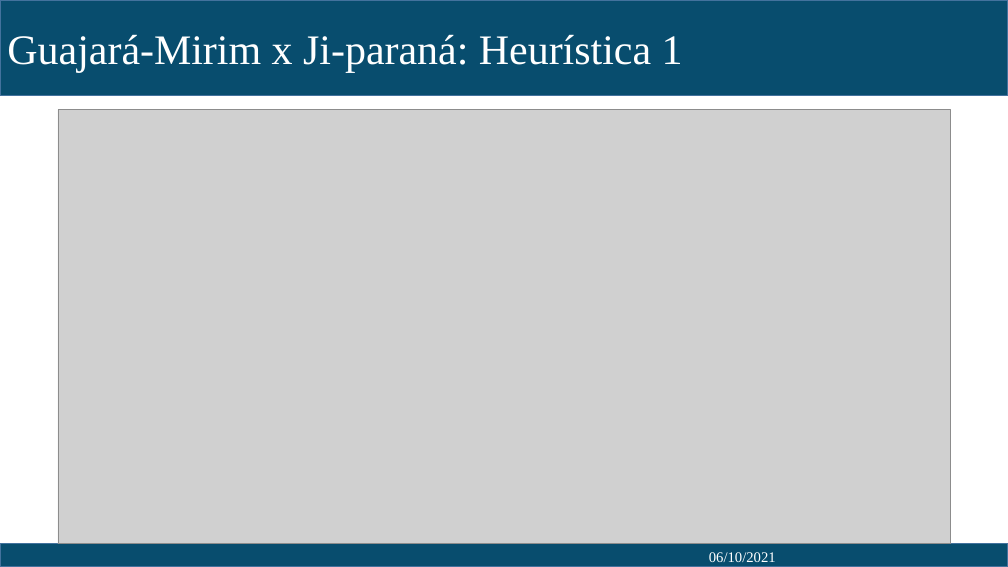
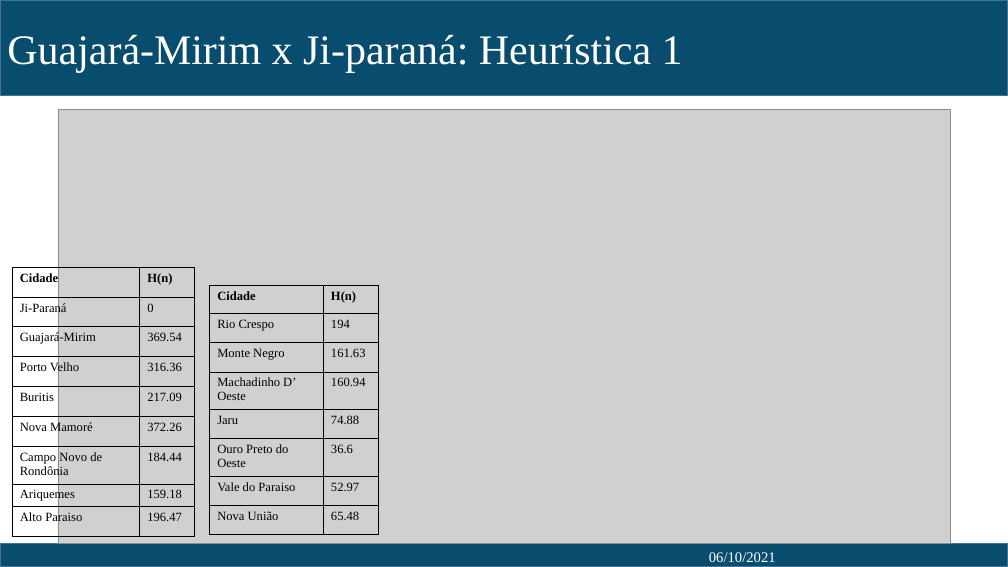
Before and after one commit to Elias-abreu/trabalho_A_star, a slide deck: slide 14 of Apresentação.pptx. Drawn at 1008x567 pixels with LibreOffice and Linux fonts; fonts in the diff are those of the drawing; grey boxes stand for pictures. Boxes give left, top, right and bottom in pixels: in the first picture for what was removed or moved away, otherwise in the second. Text is boxed around its words. In the diff, an @@ line names an element or a change of style, - is before the commit and + after.

```diff
--- a/Apresentação.pptx
+++ b/Apresentação.pptx
@@ table added at (12, 267, 194, 536), 9 rows, 2 columns @@
+Cidade | H(n)
+Ji-Paraná | 0
+Guajará-Mirim | 369.54
+Porto Velho | 316.36
+Buritis | 217.09
+Nova Mamoré | 372.26
+Campo Novo de Rondônia | 184.44
+Ariquemes | 159.18
+Alto Paraiso | 196.47
@@ table added at (209, 285, 377, 535), 8 rows, 2 columns @@
+Cidade | H(n)
+Rio Crespo | 194
+Monte Negro | 161.63
+Machadinho D’ Oeste | 160.94
+Jaru | 74.88
+Ouro Preto do Oeste | 36.6
+Vale do Paraiso | 52.97
+Nova União | 65.48
```
Also in this commit, not shown: 11 other slides changed, 3 slides added, 1 other file.
